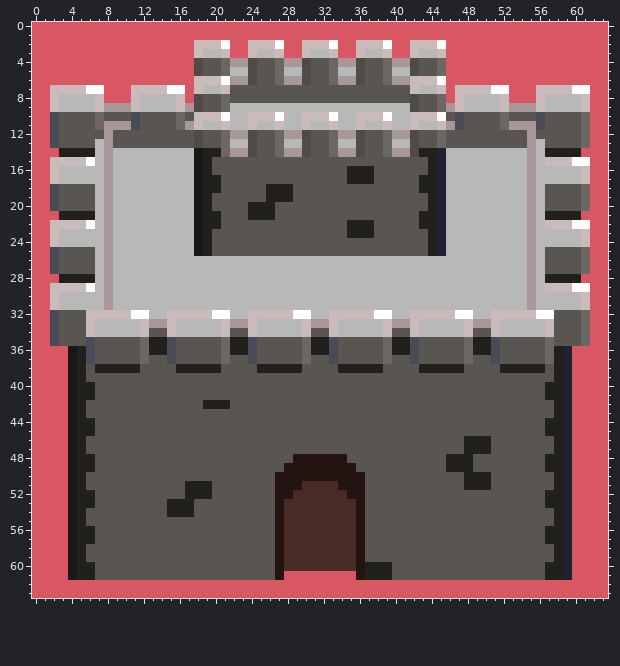
Edited in one commit: pixel-art sprite (web/images/faction3.png). The first picture shows the starting point.
The file is 64x64 pixels.
Now the later version:
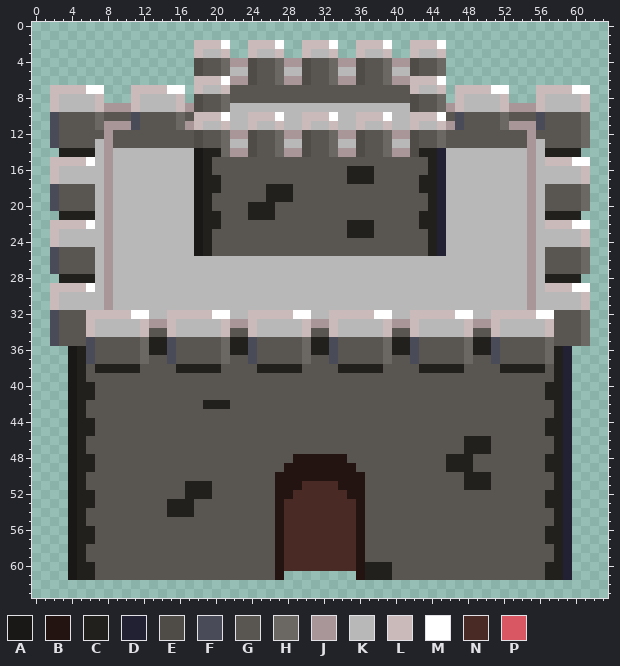
Palette (. is transparent): A #1a1816  B #241411  C #22201d  D #222033  E #4f4b46  F #494b59  G #595652  H #6b6864  J #a89698  K #b8b8b8  L #cbbaba  M #ffffff  N #4a2a24  P #d95763
The edit:
Changed rows in their new state; - is an unchanged pixel.
first column x 0:
 0 ................................................................
 1 ................................................................
 2 ..................----..----..----..----..----..................
 3 ..................----..----..----..----..----..................
 4 ..................----------------------------..................
 5 ..................----------------------------..................
 6 ..................----------------------------..................
 7 ..------...------.----------------------------.------...------..
 8 ..------...------.----------------------------.------...------..
 9 ..------------------------------------------------------------..
10 ..------------------------------------------------------------..
11 ..------------------------------------------------------------..
12 ..------------------------------------------------------------..
13 ..------------------------------------------------------------..
14 ...----------------------------------------------------------...
15 ..------------------------------------------------------------..
16 ..------------------------------------------------------------..
17 ..------------------------------------------------------------..
18 ..------------------------------------------------------------..
19 ..------------------------------------------------------------..
20 ..------------------------------------------------------------..
21 ...----------------------------------------------------------...
22 ..------------------------------------------------------------..
23 ..------------------------------------------------------------..
24 ..------------------------------------------------------------..
25 ..------------------------------------------------------------..
26 ..------------------------------------------------------------..
27 ..------------------------------------------------------------..
28 ...----------------------------------------------------------...
29 ..------------------------------------------------------------..
30 ..------------------------------------------------------------..
31 ..------------------------------------------------------------..
32 ..------------------------------------------------------------..
33 ..------------------------------------------------------------..
34 ..------------------------------------------------------------..
35 ..------------------------------------------------------------..
36 ....--------------------------------------------------------....
37 ....--------------------------------------------------------....
38 ....--------------------------------------------------------....
39 ....--------------------------------------------------------....
40 ....--------------------------------------------------------....
41 ....--------------------------------------------------------....
42 ....--------------------------------------------------------....
43 ....--------------------------------------------------------....
44 ....--------------------------------------------------------....
45 ....--------------------------------------------------------....
46 ....--------------------------------------------------------....
47 ....--------------------------------------------------------....
48 ....--------------------------------------------------------....
49 ....--------------------------------------------------------....
50 ....--------------------------------------------------------....
51 ....--------------------------------------------------------....
52 ....--------------------------------------------------------....
53 ....--------------------------------------------------------....
54 ....--------------------------------------------------------....
55 ....--------------------------------------------------------....
56 ....--------------------------------------------------------....
57 ....--------------------------------------------------------....
58 ....--------------------------------------------------------....
59 ....--------------------------------------------------------....
60 ....--------------------------------------------------------....
61 ....------------------------........------------------------....
62 ................................................................
63 ................................................................
